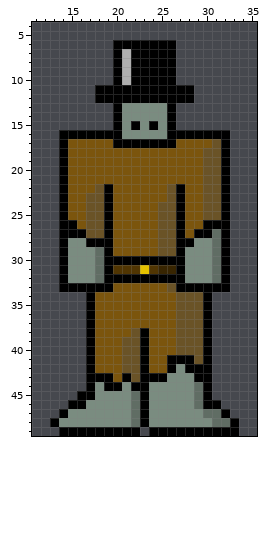
Two states of a pixel-art sprite, app/src/main/res/drawable/orc_smart.png. The picture above was drawn from the file before the commit.
The file is 50x50 pixels. Shown: x 11..35, y 4..49.
After:
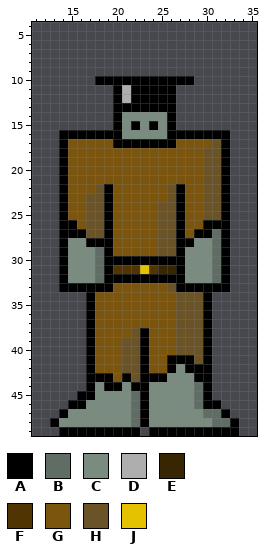
Palette (. is transparent): A #000000  B #606d64  C #7a8c80  D #aeaeae  E #382501  F #503502  G #7b550d  H #6a5327  J #e5c200
Diff:
y 6: x 20..26 AAAAAAA -> .......
y 7..9: x 20..26 ADAAAAA -> .......
y 10: x 18..19 .. -> AA; x 21 D -> A; x 27..28 .. -> AA
y 11..12: x 18..19 AA -> ..; x 21 A -> D; x 27..28 AA -> ..
y 13: x 21..25 CCCCC -> AAAAA
Where, in picture pixels (left, top, right, bottom), the same in both pictures:
changed: (95, 40, 194, 112)
